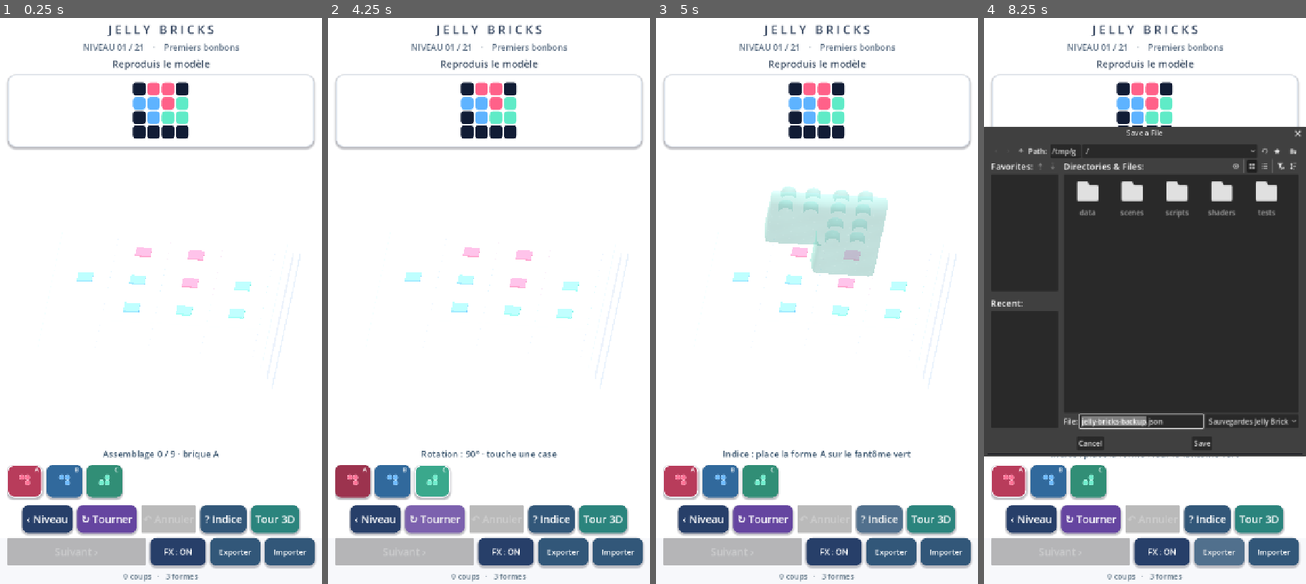
Above: before the commit, frames 1-4 (left to right).
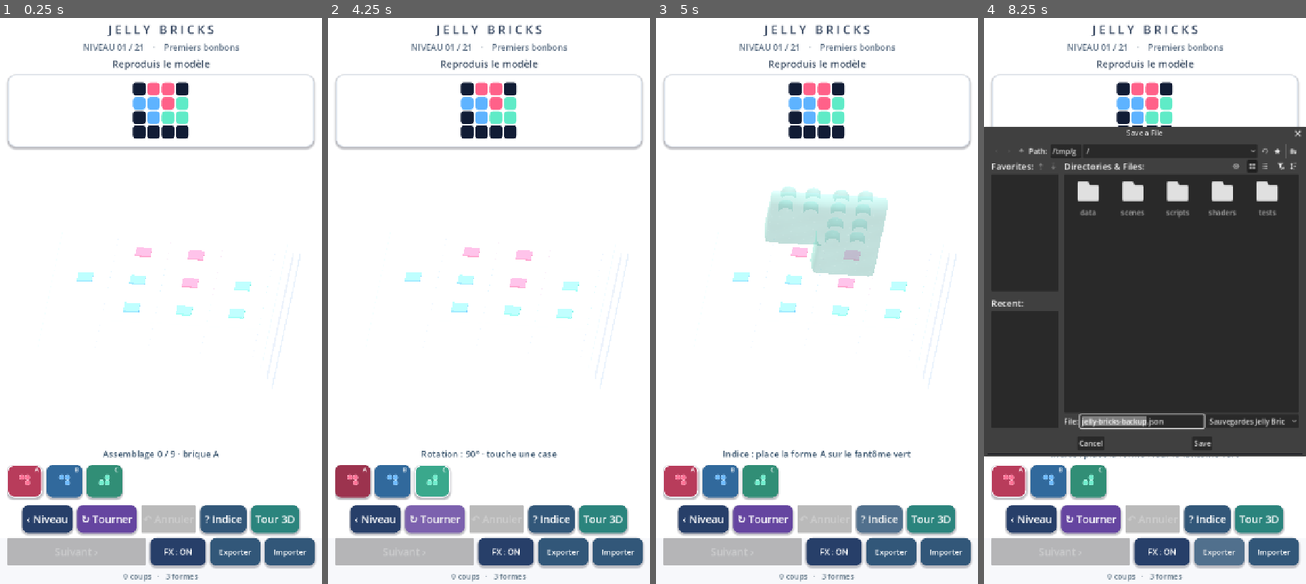
Above: after the commit, the same moments.

Repository: dbrckk/Jelly-bricks
Game: Godot game, scene res://scenes/main.tscn
The game is run twice, just before and just after one commit, with the same random seed, the same clock (stepped at 60 frames per second) and the same inputs.
Inputs (mouse positions are in pixels of both pictures, inside the frame that each line leads up to):
- Up to frame 1 (0.25 s): no input
- Up to frame 2 (4.25 s): click (353, 482) at 0.52 s; click (392, 482) at 1.27 s; click (431, 482) at 2.02 s; click "‹ Niveau" at 2.75 s; click "↻ Tourner" at 3.5 s
- Up to frame 3 (5 s): click "? Indice" at 4.25 s
- Up to frame 4 (8.25 s): click "Tour 3D" at 5 s; click "‹ Puzzles" at 5.75 s; click "FX : ON" at 6.5 s; click "FX : OFF" at 7.25 s; click "Exporter" at 8 s

Frames 1-3 are identical in both runs. In frame 4, 1.0% of the frame differs, in the area x 2-98%, y 22-76%.

Commit message:
render(native): premium pigmented candy gel and streamlined studio GPU shader
* render(native): saturated pigment gel, embossed stud highlights and white-background translucency correction

* render(native): richer molded candy colors and visibly grounded frost-satin studio stage

* perf(native): skip idle jelly sine waves and stud rim calculations on mobile GPUs

* test(native): enforce pigmented studio material, correct ghost translucency and visible plinth shadow

* build(android): Jelly Bricks visual density update 0.9.18, versionCode 15

* docs(native): detail 0.9.18 realistic studio pigment, specular studs and idle GPU savings

* perf(native): gate premium studio specular pow operations outside 21 puzzle levels

* render(native): soft white seamless studio floor; suppress distracting clipped plinth outline

* test(native): assert restrained pearl-white cyclorama without vanishing contact shade

Diff:
--- a/native-godot/scripts/stack_mode.gd
+++ b/native-godot/scripts/stack_mode.gd
@@ -98,7 +98,7 @@
     trim_mesh.size = Vector3(6.35, .12, 6.35)
     base_edge.mesh = trim_mesh
     var trim_paint := StandardMaterial3D.new()
-    trim_paint.albedo_color = Color("#d8dde6")
+    trim_paint.albedo_color = Color("#e3e8ef")
     trim_paint.roughness = .82
     base_edge.material_override = trim_paint
     base_edge.position.y = -.50
@@ -112,7 +112,7 @@
     ground.mesh = ground_mesh
     var ground_shade := ShaderMaterial.new()
     ground_shade.shader = preload("res://shaders/contact_shadow.gdshader")
-    ground_shade.set_shader_parameter("strength", .18)
+    ground_shade.set_shader_parameter("strength", .24)
     ground.material_override = ground_shade
     ground.position.y = -.545
     ground.cast_shadow = GeometryInstance3D.SHADOW_CASTING_SETTING_OFF
@@ -356,9 +356,10 @@
     var material := ShaderMaterial.new()
     material.shader = SHADER
     material.set_shader_parameter("candy_tint", Color(COLORS[color_idx]))
-    material.set_shader_parameter("gel_opacity", .43 if translucent else .97)
+    material.set_shader_parameter("gel_opacity", .43 if translucent else .985)
     material.set_shader_parameter("sheen", .18 if translucent else .51)
     material.set_shader_parameter("studio_glass", 1.0)
+    material.set_shader_parameter("studio_pigment", .72 if translucent else .88)
     material.set_shader_parameter("gel_spring", 0.0)
     var body := MeshInstance3D.new()
     body.name = "GelBody"
--- a/native-godot/shaders/jelly.gdshader
+++ b/native-godot/shaders/jelly.gdshader
@@ -12,6 +12,7 @@
 uniform float sheen : hint_range(0.0, 1.0) = 0.42;
 uniform float studio_glass : hint_range(0.0, 1.0) = 0.0;
 uniform float gel_spring : hint_range(0.0, 1.0) = 0.0;
+uniform float studio_pigment : hint_range(0.0, 1.0) = 0.0;
 varying vec3 jelly_local;
 
 void vertex() {
@@ -23,14 +24,18 @@
     // Real volume-level reaction rather than only rotating a rigid brick.
     // Anchor the lower surface while the upper gel bulges and ripples.
     // The effect is disabled for every legacy puzzle (gel_spring=0).
-    float height_weight = smoothstep(.055, .82, jelly_local.y);
-    float oscillation = sin(TIME * 22.0 + jelly_local.x * 1.9 +
-        jelly_local.z * 1.3);
-    float spring = gel_spring * studio_glass * height_weight;
-    VERTEX.x += spring * oscillation * .050;
-    VERTEX.z += spring * cos(TIME * 18.0 +
-        jelly_local.z * 2.15 - jelly_local.x) * .032;
-    VERTEX.y -= spring * .029 * (0.62 + 0.38 * oscillation);
+    // Uniform branch skips both trigonometric waves completely for idle
+    // jelly, menu ghosts and all 21 authored puzzle levels on mobile GPUs.
+    if (gel_spring > .001 && studio_glass > .001) {
+        float height_weight = smoothstep(.055, .82, jelly_local.y);
+        float oscillation = sin(TIME * 22.0 + jelly_local.x * 1.9 +
+            jelly_local.z * 1.3);
+        float spring = gel_spring * studio_glass * height_weight;
+        VERTEX.x += spring * oscillation * .050;
+        VERTEX.z += spring * cos(TIME * 18.0 +
+            jelly_local.z * 2.15 - jelly_local.x) * .032;
+        VERTEX.y -= spring * .029 * (0.62 + 0.38 * oscillation);
+    }
 }
 
 void fragment() {
@@ -76,25 +81,46 @@
     jelly_color += vec3(.94, .97, 1.0) * studio_glass * fresnel * .095;
     // Two broad photographic softboxes, using surface normals rather than
     // extra shadow-casting lights or a texture: no mobile GPU memory cost.
-    float studio_key = pow(max(dot(n,
-        normalize(vec3(-.48, .81, .33))), 0.0), 10.0);
-    float studio_fill = pow(max(dot(n,
-        normalize(vec3(.65, .55, -.36))), 0.0), 17.0);
-    jelly_color += studio_glass * (
-        vec3(1.0, .99, .98) * studio_key * .17 +
-        vec3(.82, .92, 1.0) * studio_fill * .095);
-    // Two broad product-photography highlights and a narrower white edge
-    // catch make curved bevels read as molded, optically dense jelly.
-    float lens_reflection = pow(max(dot(reflect(-eye, n),
-        normalize(vec3(-.54, .69, .49))), 0.0), 6.0);
-    float white_line = pow(max(dot(n,
-        normalize(vec3(.14, .68, .72))), 0.0), 31.0);
-    jelly_color += studio_glass *
-        (vec3(1.0, .99, 1.0) * lens_reflection * .14 +
-        vec3(.91, .96, 1.0) * white_line * .10);
+    // Uniform branch: avoid FOUR expensive pow() highlights on the
+    // original 21-level puzzle shader and any non-studio geometry.
+    if (studio_glass > .001) {
+        float studio_key = pow(max(dot(n,
+            normalize(vec3(-.48, .81, .33))), 0.0), 10.0);
+        float studio_fill = pow(max(dot(n,
+            normalize(vec3(.65, .55, -.36))), 0.0), 17.0);
+        jelly_color += studio_glass * (
+            vec3(1.0, .99, .98) * studio_key * .17 +
+            vec3(.82, .92, 1.0) * studio_fill * .095);
+        // Wide white studio streak plus a narrower crisp beveled catch.
+        float lens_reflection = pow(max(dot(reflect(-eye, n),
+            normalize(vec3(-.54, .69, .49))), 0.0), 6.0);
+        float white_line = pow(max(dot(n,
+            normalize(vec3(.14, .68, .72))), 0.0), 31.0);
+        jelly_color += studio_glass *
+            (vec3(1.0, .99, 1.0) * lens_reflection * .14 +
+            vec3(.91, .96, 1.0) * white_line * .10);
+    }
     // Slightly darker color transmission through deep sidewalls prevents
     // pale, weightless slabs against the white cyclorama.
     jelly_color *= 1.0 - studio_glass * (1.0 - top_light) * .052;
+    // The previous studio brick was pastel because multiple white
+    // highlights plus white background overwhelmed the candy tint. Reapply
+    // an optically denser dyed core while leaving glossy rims alone.
+    float dye_density = studio_pigment * (1.0 - fresnel * .52);
+    vec3 pigment_body = candy_tint.rgb *
+        mix(.68, .91, top_light) * (1.0 + height_grad * .045);
+    jelly_color = mix(jelly_color, pigment_body, dye_density * .46);
+    // Molded stud top: a narrow translucent raised rim catches the
+    // softbox and separates the real tenons from generic plastic cylinders.
+    // Only stud vertices reach local height > .68; no branch or texture.
+    if (studio_pigment > .001 && jelly_local.y > .63) {
+        float stud_mask = smoothstep(.64, .70, jelly_local.y);
+        float stud_radius = length(jelly_local.xz);
+        float crown_ring = 1.0 - smoothstep(.006, .030,
+            abs(stud_radius - .108));
+        jelly_color += vec3(.95, .98, 1.0) *
+            crown_ring * stud_mask * studio_pigment * .13;
+    }
     ALBEDO = jelly_color;
     METALLIC = .015;
     ROUGHNESS = mix(mix(.25, .115, detail), .085, studio_glass * .56);
@@ -108,6 +134,12 @@
     EMISSION *= 1.0 - studio_glass * .30;
     // Native gel has real alpha; the outline becomes more solid as the
     // viewing angle becomes glancing, a common candy/glass cue.
-    ALPHA = clamp(gel_opacity + fresnel * (.023 + studio_glass * .08)
-        - studio_glass * facing * .075, 0.0, 1.0);
+    // Studio candy must appear deeply colored, not fade into its white
+    // background. Keep modest transmission in front-facing surfaces and
+    // almost-solid rounded edges. No expensive screen-space refraction.
+    float studio_alpha = gel_opacity + fresnel * .06 -
+        facing * (1.0 - studio_pigment) * .065;
+    float puzzle_alpha = gel_opacity + fresnel * .023;
+    ALPHA = clamp(mix(puzzle_alpha, studio_alpha, studio_glass),
+        0.0, 1.0);
 }
--- a/native-godot/tests/validate.gd
+++ b/native-godot/tests/validate.gd
@@ -49,6 +49,19 @@
         push_error("Studio is missing its grounded white product-stage details")
         quit(1)
         return
+    var plinth: MeshInstance3D = studio.get_node("CandyStackStage/SatinPlinth")
+    var plinth_material: StandardMaterial3D = plinth.material_override
+    if plinth_material.albedo_color.r < .84 or plinth_material.albedo_color.r > .99:
+        push_error("Studio plinth loses its restrained pearl-white material")
+        quit(1)
+        return
+    var ground_shadow: MeshInstance3D = studio.get_node(
+        "CandyStackStage/StudioGroundContact")
+    var ground_material: ShaderMaterial = ground_shadow.material_override
+    if float(ground_material.get_shader_parameter("strength")) < .20:
+        push_error("Studio support has no legible diffuse contact shadow")
+        quit(1)
+        return
     for studio_node in studio.brick_nodes:
         if studio_node.get_node_or_null("GelContact") == null:
             push_error("Studio brick has no soft contact shading")
@@ -57,6 +70,16 @@
         var glass_material: ShaderMaterial = studio_node.get_node("GelBody").material_override
         if float(glass_material.get_shader_parameter("studio_glass")) < .95:
             push_error("Native stack glass should be optically distinct from puzzle gel")
+            quit(1)
+            return
+        if float(glass_material.get_shader_parameter("studio_pigment")) < .85 \
+                or float(glass_material.get_shader_parameter("gel_opacity")) < .98:
+            push_error("Candy body still appears washed out against the white studio")
+            quit(1)
+            return
+        var soft_studs: MultiMeshInstance3D = studio_node.get_node("GelStuds")
+        if soft_studs.material_override != glass_material:
+            push_error("Studs no longer share the pigmented glass coating")
             quit(1)
             return
         if absf(float(glass_material.get_shader_parameter("gel_spring"))) > .001:
@@ -184,6 +207,11 @@
     var ghost_optics: ShaderMaterial = studio.preview_node.get_node("GelBody").material_override
     if float(ghost_optics.get_shader_parameter("studio_glass")) < .95:
         push_error("Translucent studio ghost has lost its gel refraction cues")
+        quit(1)
+        return
+    if float(ghost_optics.get_shader_parameter("studio_pigment")) > .79 \
+            or float(ghost_optics.get_shader_parameter("gel_opacity")) > .5:
+        push_error("Studio ghost is no longer distinguishable from solid jelly")
         quit(1)
         return
     studio.selected_cell = Vector2i(2, 1)
Not shown, changed: native-godot/export_presets.cfg
Not shown, changed: native-godot/README.md
